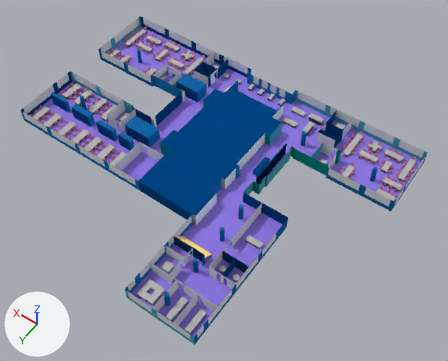
Before and after pictures for a commit that changed the Blender file models/manoterasJoin.blend.
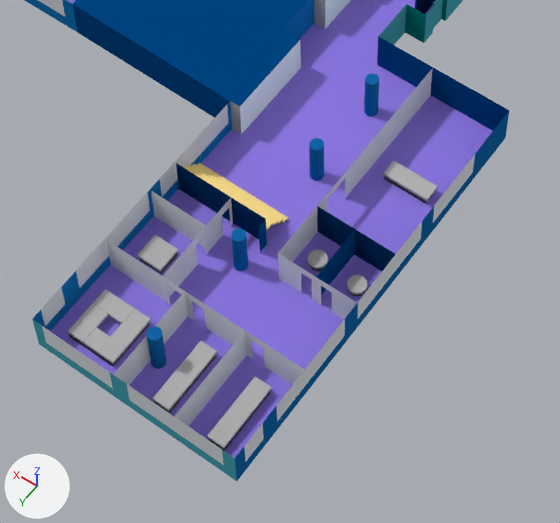
The first picture shows the older version from a 50 mm lens placed at (-3.6, 6.08, 8.46), pointed at (0.26, 0.68, -0.02). The close-ups show both versions on the part from 25% to 68% of the width and 50% to 99% of the height of that picture; other places that the commit changed are outside them. The axes (+X, +Y, +Z) are drawn at lower left. The lights are the same throughout.

Script lines for the objects in view, before the commit:
```python
me_plane = bpy.data.meshes.new('Plane')
me_plane.from_pydata(...)  # 5357 vertices, 4019 faces; spans x -5.52..0.99, y -0.14..0.17, z -1.68..3.37
me_plane.materials.append(mat_cristales)  # its picture is missing
me_plane.materials.append(mat_blue3)  # blue #1464a5
me_plane.materials.append(mat_aqua1)  # cyan #49a5b6
me_plane.materials.append(mat_blue4)  # blue #1973b8
me_plane.materials.append(mat_aquawhite)  # white #eaf9fa
me_plane.materials.append(mat_navy)  # dark blue #072146
me_plane.materials.append(mat_blue1)  # blue #004481
me_plane.materials.append(mat_aqua2)  # cyan #028484
me_plane.materials.append(mat_grey)  # grey #b5b5b5
me_plane.materials.append(mat_transparenttexture)  # its picture is missing
me_plane.materials.append(mat_redlight)  # pink #e77d8e
me_plane.materials.append(mat_black)  # dark grey #4b4b4b
me_plane.materials.append(mat_yellowlight)  # yellow #fade8e
me_plane.materials.append(mat_yellow1)  # yellow #f8cd51
me_plane.materials.append(mat_blue2)  # dark blue #043263
me_plane.materials.append(mat_purple2)  # its picture is missing
ob_paredes = bpy.data.objects.new('paredes', me_plane)
ob_paredes.location = (3.124, 1.689, 0.131)
ob_paredes.rotation_euler = (1.571, 0.0, 0.0)  # degrees (90, 0, 0)
```
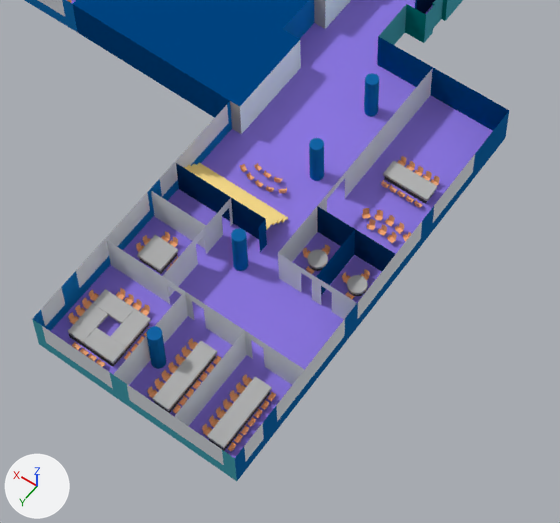
The edits, one by one:
Material 'green' (mat_green) is new.
Its base color is (0.0648, 0.423, 0.127) (green #48ae64).
Material 'orangeLight' (mat_orangelight) is new.
Its base color is (0.956, 0.445, 0.212) (beige #fab27f).
me_plane is used by ob_paredes; location (3.124, 1.689, 0.131); rotation (1.571, 0.0, 0.0), in degrees (90, 0, 0).
me_plane had 5357 vertices, 4019 faces and spanned x -5.52..0.99, y -0.14..0.17, z -1.68..3.37.
me_plane now has 7769 vertices, 5155 faces and spans x -5.52..0.99, y -0.14..0.17, z -1.68..3.37.
me_plane part 1: 1118 vertices added at x -4.24..-3.03, y -0.11..-0.07, z -1.61..0.34.
me_plane now uses material mat_green (green #48ae64).
me_plane now uses material mat_orangelight (beige #fab27f).

What differs and where, as boxes [x1, y1, x2, y2] in the close-ups (560 x 523 px):
part 1 of me_plane, added: after [68, 156, 440, 452]
